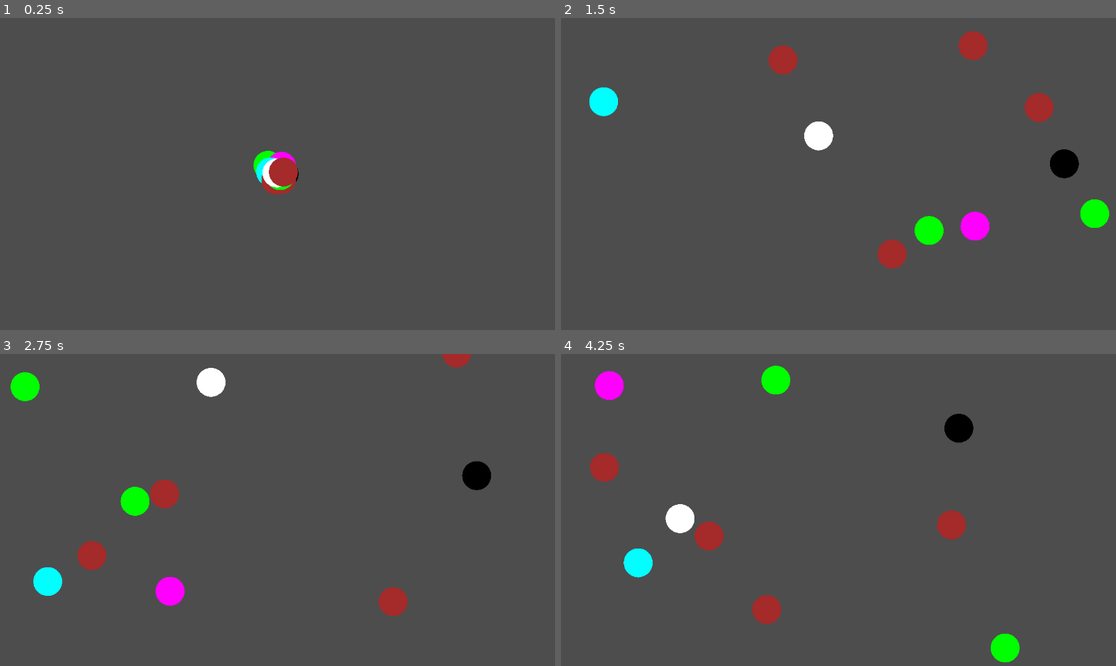
Above: before the commit, frames 1-4 (two rows, left to right).
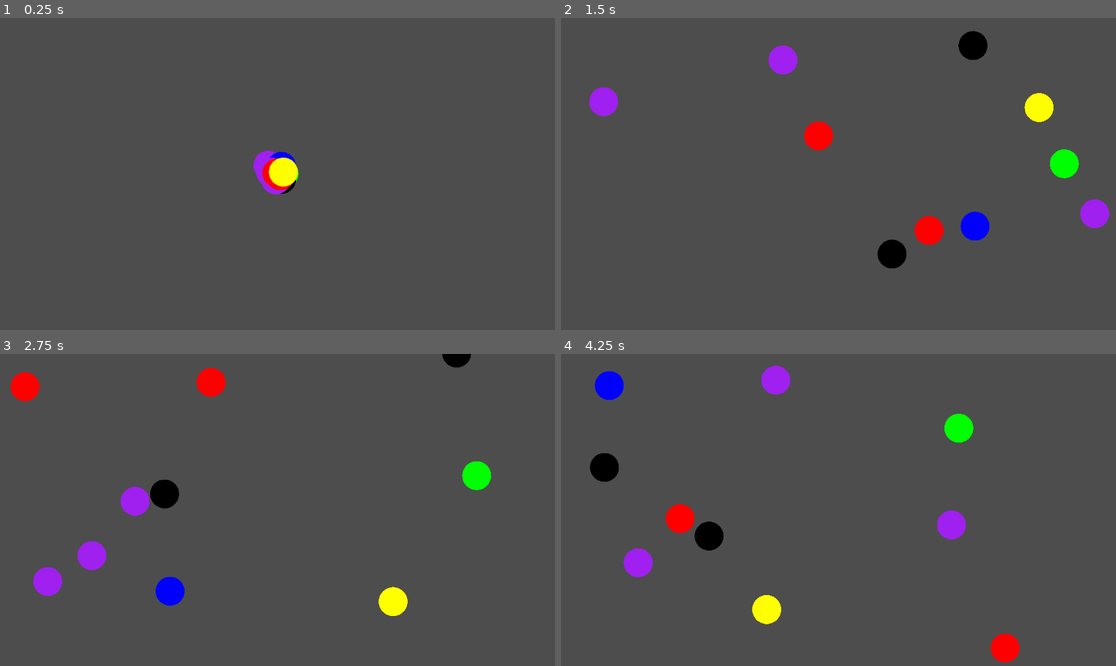
Above: after the commit, the same moments.

Repository: snymo/natureofcode
Game: Godot game, scene res://Examples/1_6/1_6_motion_with_vectors.tscn
The game is run twice, just before and just after one commit, with the same random seed, the same clock (stepped at 60 frames per second) and the same inputs. This scene is started directly instead of the project's main scene.
Inputs (mouse positions are in pixels of both pictures, inside the frame that each line leads up to):
- Up to frame 1 (0.25 s): no input
- Up to frame 2 (1.5 s): move the mouse to (960, 158) at 0.52 s; hold Right (ui_right) 0.53-1.25 s; click (960, 158) at 0.67 s; drag from (727, 189) to (810, 236) at 1.27 s
- Up to frame 3 (2.75 s): move the mouse to (333, 441) at 2.02 s; hold Right (ui_right) from 2.03 s (still down)
- Up to frame 4 (4.25 s): release Right (ui_right) at 2.75 s; drag from (810, 572) to (672, 463) at 2.77 s; move the mouse to (1005, 556) at 3.52 s; hold Left (ui_left) from 3.53 s (still down)

The runs differ from the first frame. In frame 1, 0.9% of the frame differs, in the area x 45-54%, y 42-57%; in frame 2, 3.9%, in the area x 5-99%, y 4-81%; in frame 3, 3.7%; in frame 4, 3.9%.

Commit message:
Update mover.gd
removed colors

Diff:
--- a/Examples/1_6/mover.gd
+++ b/Examples/1_6/mover.gd
@@ -15,24 +15,7 @@
 	"Orange",
 	"Purple",
 	"Pink",
-	"White",
-	"Black",
-	"Gray",
-	"Cyan",
-	"Magenta",
-	"Lime",
-	"Maroon",
-	"Navy",
-	"Olive",
-	"Teal",
-	"Violet",
-	"Brown",
-	"Coral",
-	"Gold",
-	"Silver",
-	"Turquoise",
-	"Indigo",
-	"Beige"
+	"Black"
 ]
 var col: Color
 func _ready():
